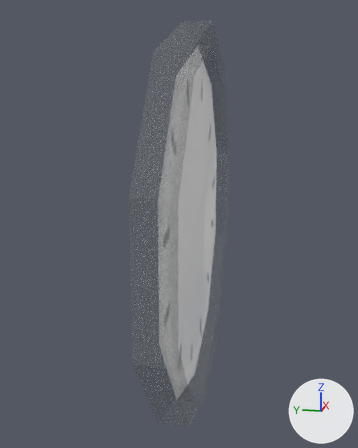
The FBX model _assets/mesh/clock.fbx as it was, and as the next commit left it.
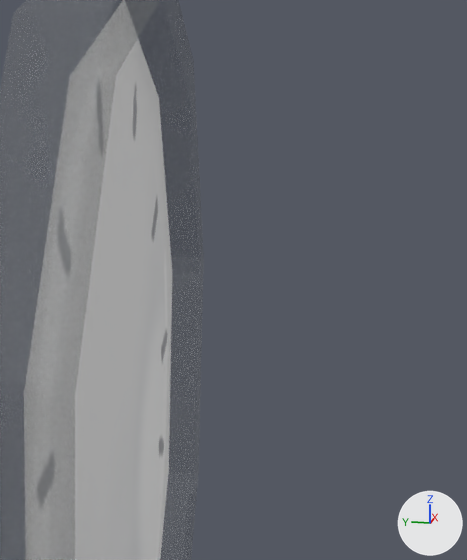
There are two pictures of each version: one whole from a camera (50 mm lens) standing at (-2.526, -0.413, 0.621) and looking at (-0.019, 0.088, -0.006), one close up on the part from 41% to 93% of the width and 10% to 60% of the height. Every picture has the same lights, and +X, +Y and +Z are marked at lower right. The first two pictures are the older version. Where no turn or scale is listed for an object, it has been applied to the vertices.

In view in the first close-up: 'clock'.
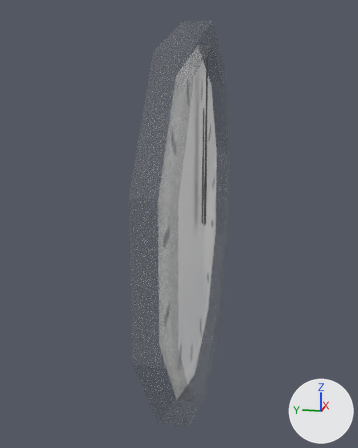
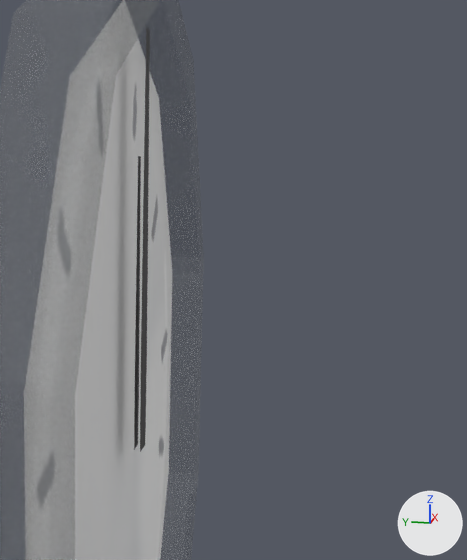
Location of each change, (x1, y1, x2, y2) in pixels of the close-ups (467 x 560 px):
```json
{"object": "second hand", "change": "added", "after": [140, 27, 150, 452], "on screen": "black"}
{"object": "hour hand", "change": "added", "after": [134, 156, 141, 450], "on screen": "black"}
```

Edits to the scene script, one JSON object a line:
```json
{"op": "add", "block": "mat_material", "code": ["mat_material = principled_material('Material')", "mat_material.base_color = (0.0, 0.0, 0.0)  # black #000000"]}
{"op": "add", "block": "me_plane_001", "code": ["me_plane_001 = bpy.data.meshes.new('Plane.001')", "me_plane_001.from_pydata([(-0.037, -0.048, -0.006), (0.037, -0.048, -0.006), (-0.024, -0.048, 0.835), (0.024, -0.048, 0.835), (-0.043, -0.048, 0.188), (0.043, -0.048, 0.188)], [], [(4, 5, 3, 2), (0, 1, 5, 4)])", "me_plane_001.materials.append(mat_material)  # black #000000"]}
{"op": "add", "block": "me_plane_002", "code": ["me_plane_002 = bpy.data.meshes.new('Plane.002')", "me_plane_002.from_pydata([(-0.026, -0.034, -0.004), (0.026, -0.034, -0.004), (-0.017, -0.034, 0.592), (0.017, -0.034, 0.592), (-0.03, -0.034, 0.133), (0.03, -0.034, 0.133)], [], [(4, 5, 3, 2), (0, 1, 5, 4)])", "me_plane_002.materials.append(mat_material)  # black #000000"]}
{"op": "add", "block": "ob_second_hand", "code": ["ob_second_hand = bpy.data.objects.new('second hand', me_plane_001)", "ob_second_hand.location = (0.0, 0.0, 0.0)"]}
{"op": "add", "block": "ob_hour_hand", "code": ["ob_hour_hand = bpy.data.objects.new('hour hand', me_plane_002)", "ob_hour_hand.location = (0.0, 0.0, 0.0)"]}
```
